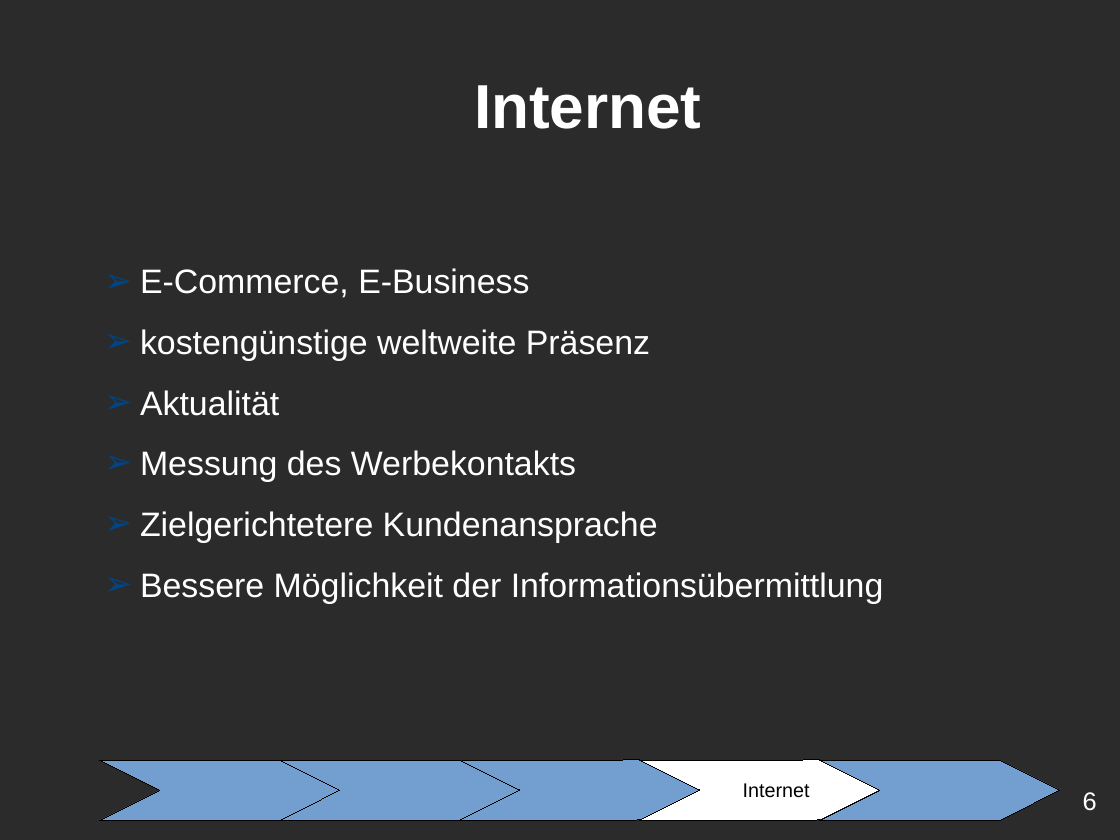
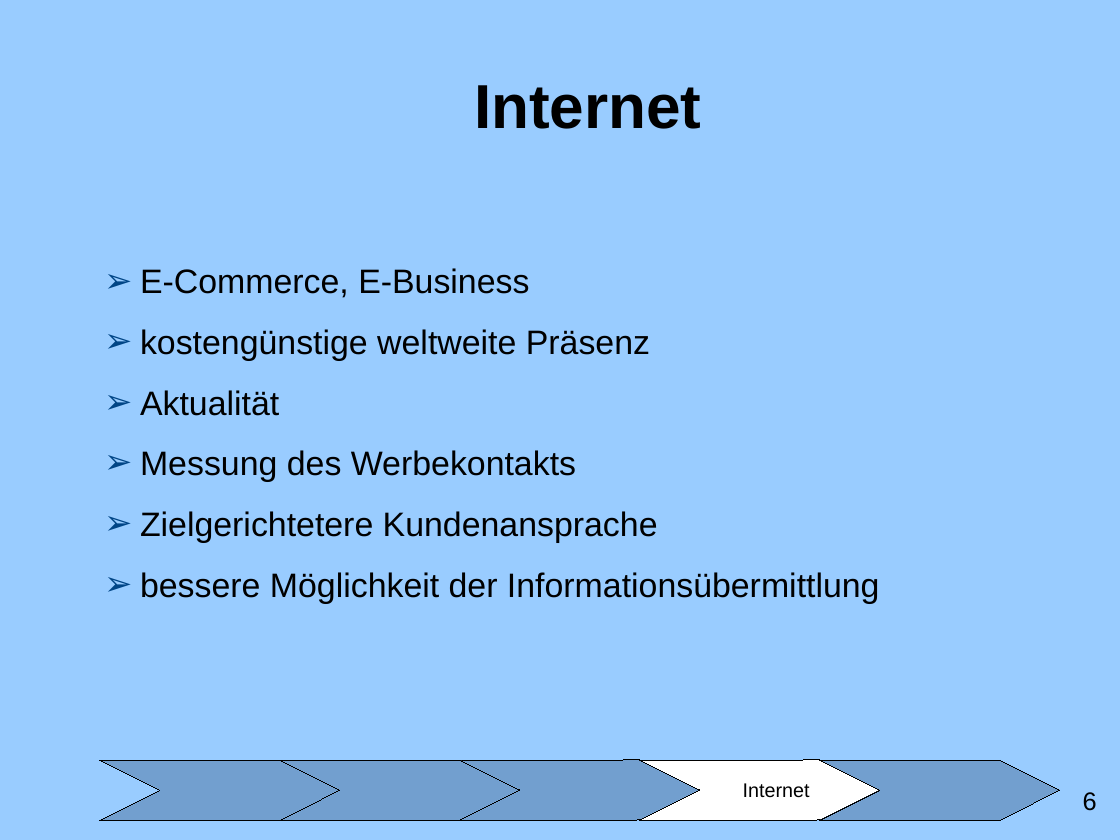
Before and after one commit to ChristianMarzianGithub/WGBlockWoche2Praesentation, a slide deck: slide 6 of TemplateHellGrauBlau.odp. Drawn at 1120x840 pixels with LibreOffice and Linux fonts; fonts in the diff are those of the drawing; background and template pictures are left out; a plain dark background stands for a picture behind light text. Boxes give left, top, right and bottom in pixels: in the first picture for what was removed or moved away, otherwise in the second. Text is boxed around its words. In the diff, an @@ line names an element or a change of style, - is before the commit and + after.

```diff
--- a/TemplateHellGrauBlau.odp
+++ b/TemplateHellGrauBlau.odp
@@ background picture (left out) to #99CCFF @@
@@ title "Internet" at bbox=[474, 85, 701, 129]: text colour #FFFFFF to #000000 @@
@@ text at bbox=[140, 268, 658, 543]: text colour #FFFFFF to #000000 in "E-Commerce, E-Business", "kostengünstige weltweite Präsenz", "Aktualität", "Messung des Werbekontakts" and 1 more places @@
@@ text at bbox=[140, 572, 880, 603]: text changed; text colour #FFFFFF to #000000 @@
-➢ Bessere Möglichkeit der Informationsübermittlung
+➢ bessere Möglichkeit der Informationsübermittlung
@@ page number at bbox=[1083, 792, 1097, 811]: text colour #FFFFFF to #000000 @@
```
Also in this commit, not shown: 7 other slides changed.
